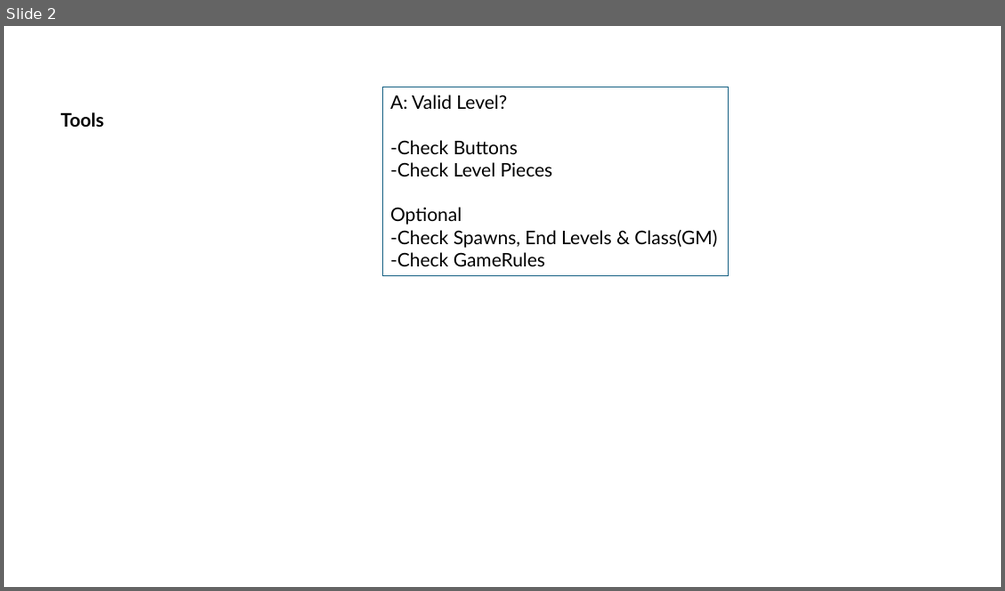
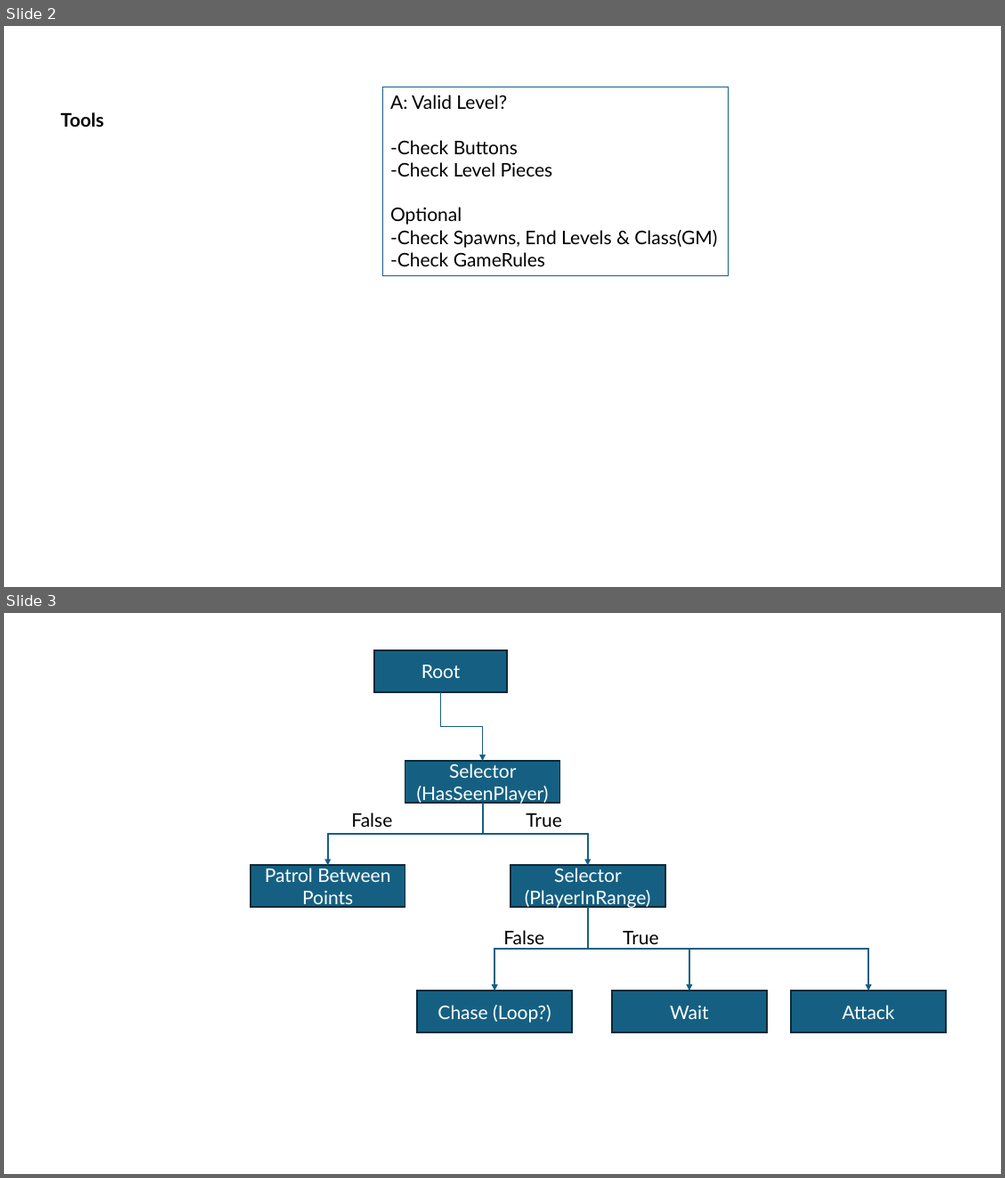
Before and after one commit to JamesNeville1/C4E-James-Neville, a slide deck: Presentation1.pptx. Shown one above the other, each under a label of ours: slide 2 before the commit, slides 2 and 3 after it. The pictures are 1005x591 and 1005x1178 pixels, drawn with LibreOffice and Linux fonts; fonts in the diff are those of the drawing. Boxes give left, top, right and bottom in pixels: in the first picture for what was removed or moved away, otherwise in the second. Text is boxed around its words. In the diff, an @@ line names an element or a change of style, - is before the commit and + after.

```diff
--- a/Presentation1.pptx
+++ b/Presentation1.pptx
@@ slide 3 added at [4,613,1001,1174], background #FFFFFF @@
@@ rectangle added at [374,650,507,692], fill #156082, outline #092A39 1.5 pt, 18 pt, text #FFFFFF @@
+Root
@@ elbow arrow added from (441, 692) to (483, 761), #156082 1.5 pt @@
@@ rectangle added at [405,761,560,803], fill #156082, outline #092A39 1.5 pt, 18 pt, text #FFFFFF @@
+Selector (HasSeenPlayer)
@@ elbow arrow added from (483, 803) to (328, 865), #156082 1.5 pt @@
@@ text added at [351,812,392,827], 18 pt, text #000000 @@
+False
@@ elbow arrow added from (483, 803) to (588, 865), #156082 1.5 pt @@
@@ text added at [526,813,562,827], 18 pt, text #000000 @@
+True
@@ rectangle added at [250,865,404,907], fill #156082, outline #092A39 1.5 pt, 18 pt, text #FFFFFF @@
+Patrol Between Points
@@ rectangle added at [510,865,665,907], fill #156082, outline #092A39 1.5 pt, 18 pt, text #FFFFFF @@
+Selector (PlayerInRange)
@@ elbow arrow added from (588, 907) to (494, 990), #156082 1.5 pt @@
@@ text added at [503,930,544,949], 18 pt, text #000000 @@
+False
@@ elbow arrow added from (588, 907) to (868, 990), #156082 1.5 pt @@
@@ elbow arrow added from (588, 907) to (689, 990), #156082 1.5 pt @@
@@ text added at [623,931,659,944], 18 pt, text #000000 @@
+True
@@ rectangle added at [418,990,573,1032], fill #156082, outline #092A39 1.5 pt, 18 pt, text #FFFFFF @@
+Chase (Loop?)
@@ rectangle added at [612,990,767,1032], fill #156082, outline #092A39 1.5 pt, 18 pt, text #FFFFFF @@
+Wait
@@ rectangle added at [792,990,947,1032], fill #156082, outline #092A39 1.5 pt, 18 pt, text #FFFFFF @@
+Attack
```
Also in this commit, not shown: 21 other files.
